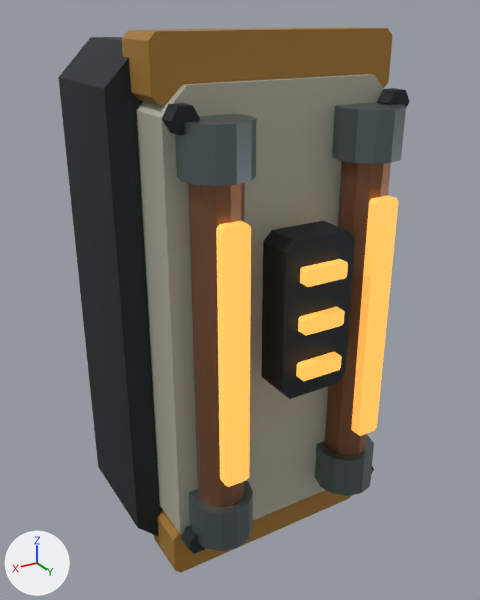
The glTF model client/art-assets/capacitor_spine.glb: old version first, new version second.
Rendered twice from a 50 mm lens placed at (0.222, 0.419, 0.183), pointed at (0.007, 0.06, 0.004). The axes (+X, +Y, +Z) are drawn at lower left. The lights are the same throughout. The picture after the commit comes second. Vertices at exactly the same position are counted once.

The first picture shows 'capacitor_spine'.
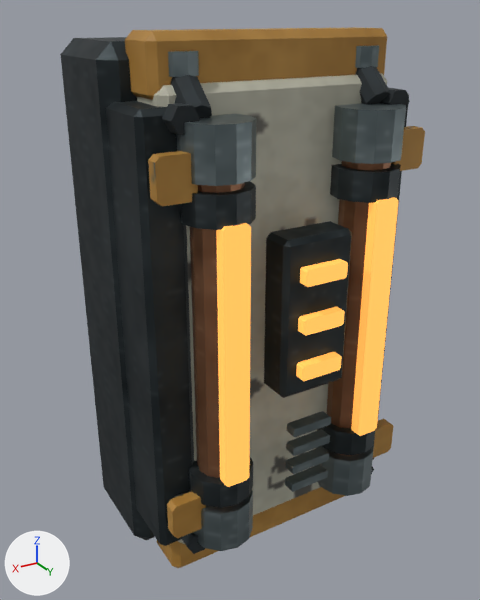
Boxes [x1, y1, x2, y2] around the edits, measured in the pictures (480 x 600 px; the box of a moved part takes in the faces that stretch with it):
'capacitor_spine', reshaped: before [58, 27, 410, 573]; after [60, 27, 425, 568]
part 1 of me_capacitor_spine, added: after [317, 423, 375, 455]
part 2 of me_capacitor_spine, added: after [330, 164, 401, 203]
part 3 of me_capacitor_spine, added: after [189, 457, 253, 508]
part 4 of me_capacitor_spine, added: after [179, 181, 256, 230]
part 5 of me_capacitor_spine, moved or reshaped: before [154, 490, 352, 573]; after [285, 464, 328, 492]
part 6 of me_capacitor_spine, moved or reshaped: before [122, 27, 392, 105]; after [285, 447, 329, 474]
part 7 of me_capacitor_spine, added: after [286, 429, 330, 456]
part 8 of me_capacitor_spine, added: after [287, 411, 331, 437]
part 9 of me_capacitor_spine, added: after [355, 45, 379, 68]
part 10 of me_capacitor_spine, added: after [168, 51, 199, 77]
part 11 of me_capacitor_spine, moved or reshaped: before [261, 221, 355, 399]; after [373, 419, 393, 458]
part 12 of me_capacitor_spine, moved or reshaped: before [136, 74, 384, 534]; after [391, 126, 425, 171]
part 13 of me_capacitor_spine, moved or reshaped: before [58, 37, 163, 536]; after [167, 491, 206, 538]
part 14 of me_capacitor_spine, added (brown): after [148, 151, 198, 207]
part 15 of me_capacitor_spine, added: after [60, 27, 409, 568]
part 16 of me_capacitor_spine, surface changed: [162, 88, 409, 551] in both

The edits, one by one:
me_capacitor_spine is used by ob_capacitor_spine; location (0.0, 0.0, 0.0).
me_capacitor_spine had 352 vertices, 624 faces and spanned x -0.095..0.095, y -0.012..0.144, z -0.176..0.176.
me_capacitor_spine now has 816 vertices, 1464 faces and spans x -0.095..0.095, y -0.012..0.144, z -0.176..0.176.
me_capacitor_spine part 1: a new loose piece, a 12-sided cylinder along z spanning x -0.073..-0.031, y 0.09..0.132, z -0.099..-0.081, in mat_frame.
me_capacitor_spine part 2: a new loose piece, a 12-sided cylinder along z spanning x -0.073..-0.031, y 0.09..0.132, z 0.081..0.099, in mat_frame.
me_capacitor_spine part 3: a new loose piece, a 12-sided cylinder along z spanning x 0.031..0.073, y 0.09..0.132, z -0.099..-0.081, in mat_frame.
me_capacitor_spine part 4: a new loose piece, a 12-sided cylinder along z spanning x 0.031..0.073, y 0.09..0.132, z 0.081..0.099, in mat_frame.
me_capacitor_spine part 5: the loose piece of 16 vertices spanning x -0.08..0.08, y 0.06..0.094, z -0.176..-0.14 is scaled about its middle by (0.182, 0.229, 0.171), then moved by (0.0, 0.057, 0.06), in mat_steel.
me_capacitor_spine part 6: the loose piece of 16 vertices spanning x -0.08..0.08, y 0.06..0.094, z 0.14..0.176 is scaled about its middle by (0.182, 0.229, 0.171), then moved by (0.0, 0.057, -0.242), in mat_steel.
me_capacitor_spine part 7: the loose piece of 16 vertices spanning x -0.014..0.014, y 0.138..0.144, z -0.016..-0.006 is copied, and the copy is scaled about its middle by (1.02, 1.33, 0.6), then moved by (0.0, -0.007, -0.059), in mat_steel; it spans x -0.014..0.014, y 0.13..0.138, z -0.073..-0.067.
me_capacitor_spine part 8: the loose piece of 16 vertices spanning x -0.014..0.014, y 0.138..0.144, z -0.016..-0.006 is copied, and the copy is scaled about its middle by (1.02, 1.33, 0.6), then moved by (0.0, -0.007, -0.045), in mat_steel; it spans x -0.014..0.014, y 0.13..0.138, z -0.059..-0.053.
me_capacitor_spine part 9: a new loose piece, a 10-sided cylinder along z spanning x -0.072..-0.05, y 0.075..0.099, z 0.154..0.166, in mat_steel.
me_capacitor_spine part 10: a new loose piece, a 10-sided cylinder along z spanning x 0.05..0.072, y 0.075..0.099, z 0.154..0.166, in mat_steel.
me_capacitor_spine part 11: the loose piece of 16 vertices spanning x -0.024..0.024, y 0.115..0.138, z -0.03..0.07 is scaled about its middle by (0.479, 0.348, 0.237), then moved by (-0.079, -0.011, -0.127), in mat_ochre.
me_capacitor_spine part 12: the loose piece of 16 vertices spanning x -0.078..0.078, y 0.065..0.101, z -0.15..0.15 is scaled about its middle by (0.145, 0.229, 0.0783), then moved by (-0.079, 0.032, 0.107), in mat_ochre.
me_capacitor_spine part 13: the loose piece of 16 vertices spanning x -0.095..0.095, y -0.012..0.068, z -0.17..0.17 is scaled about its middle by (0.121, 0.1, 0.0704), then moved by (0.079, 0.087, -0.107), in mat_ochre.
me_capacitor_spine part 14: the loose piece of 16 vertices spanning x -0.014..0.014, y 0.138..0.144, z 0.044..0.054 is copied, and the copy is scaled about its middle by (0.731, 1.33, 2.52), then moved by (0.079, -0.026, 0.058), in mat_ochre; it spans x 0.068..0.09, y 0.111..0.119, z 0.094..0.119.
me_capacitor_spine part 15: 200 vertices added at x -0.095..0.095, y -0.012..0.138, z -0.176..0.176.
me_capacitor_spine part 16: 344 kept faces spanning x -0.079..0.079, y 0.09..0.132, z -0.142..0.142 get new texture (UV) coordinates.
Other edits to the shape of me_capacitor_spine do not show in these pictures.
